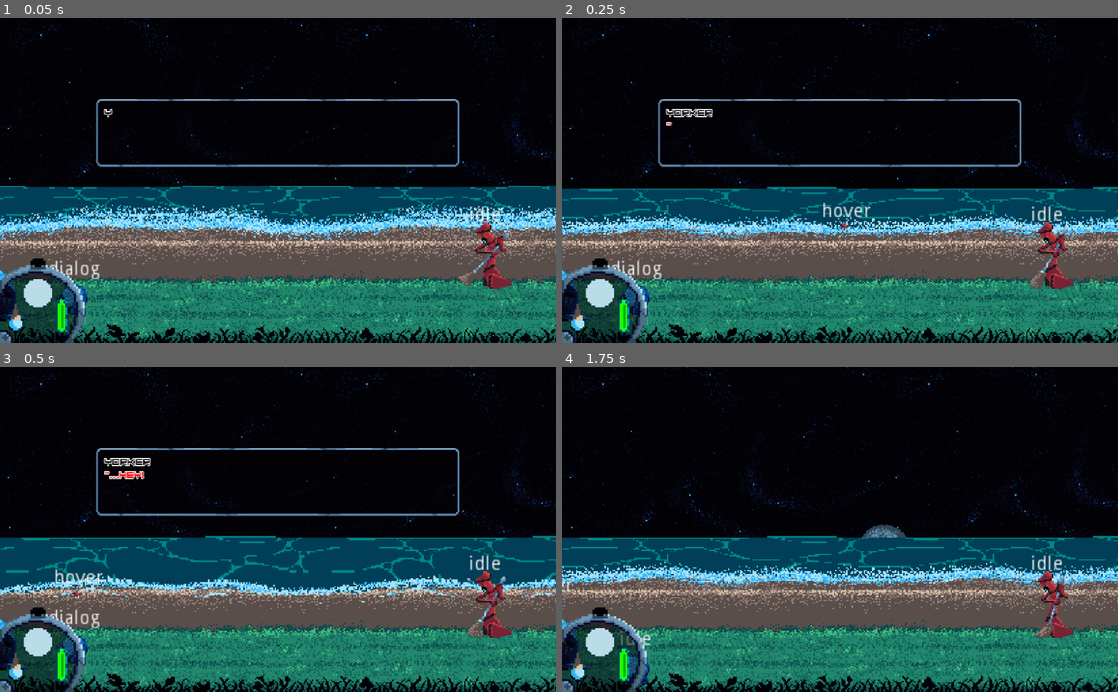
Above: before the commit, frames 1-4 (two rows, left to right).
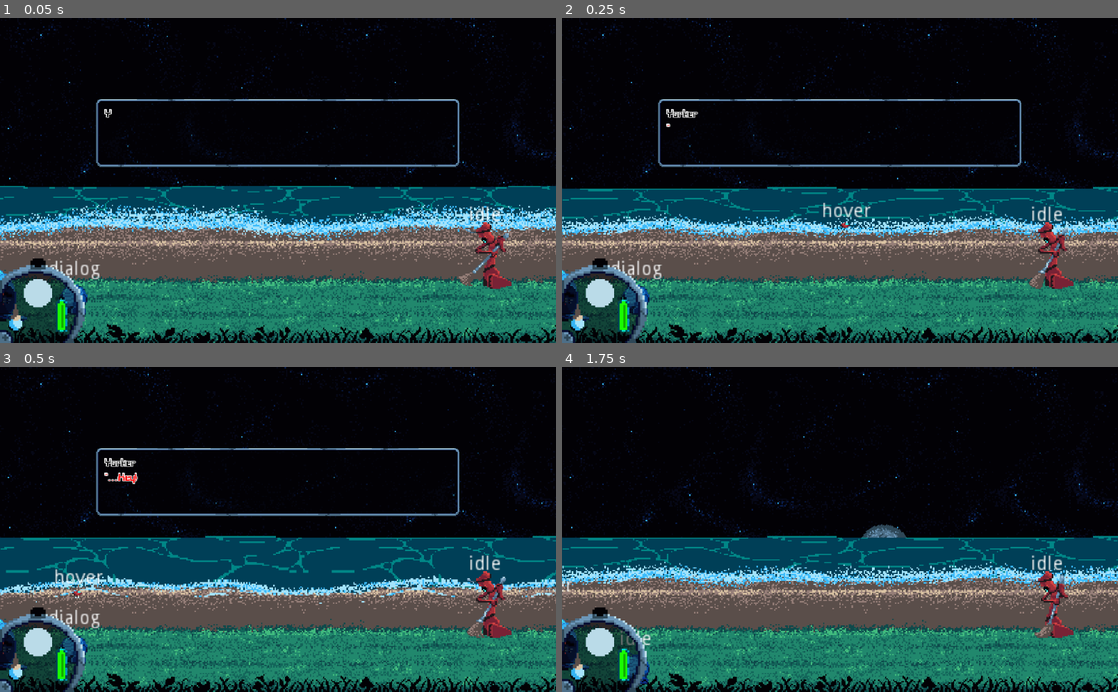
Above: after the commit, the same moments.

Repository: GeekzGamingz/Myunjoule
Game: Godot game, scene res://source/Levels/Moon.tscn
The game is run twice, just before and just after one commit, with the same random seed, the same clock (stepped at 60 frames per second) and the same inputs. The engine's default icon, where the game draws it, is replaced by a stand-in: a white triangle on a blue panel in a dark square.
Inputs:
- Up to frame 1 (0.05 s): no input
- Up to frame 2 (0.25 s): no input
- Up to frame 3 (0.5 s): no input
- Up to frame 4 (1.75 s): hold D (move_right) 0.53-1.28 s; hold E (activate) 0.53-1.28 s; hold S (move_backward) from 1.28 s (still down); tap E (activate) at 1.35 s

The runs differ from the first frame. In frame 1, less than 0.1% of the frame differs, in the area x 18-21%, y 27-31%; in frame 2, 0.2%; in frame 3, 0.4%, in the area x 18-28%, y 27-37%; in frame 4, nothing differs.

Commit message:
Adding in flags to dialog

Diff:
--- a/source/Actors/Drone/ExpoPOI.gd
+++ b/source/Actors/Drone/ExpoPOI.gd
@@ -3,6 +3,7 @@
 var flavor = {
 	dialogue = ['"A bottle? I wonder what\'s inside"'],
 	choice_index = -1,
+	start_flag = ''
 }
 
 func activate() -> void:
--- a/source/Actors/Drone/ExpoPOI_Yorker.gd
+++ b/source/Actors/Drone/ExpoPOI_Yorker.gd
@@ -1,9 +1,15 @@
 extends Area2D
+
+var interested = true
 
 var flavor = {
 	dialogue = ['Yorker looks like they want to talk to you.'],
 	choice_index = -1,
+	start_flag = ''
 }
 
 func activate() -> void:
-	get_parent().start_dialog()
+	if Globals.flags.fixed_yorker == false:
+		Globals.flags.fixed_yorker = true
+	else:
+		get_parent().start_dialog()
--- a/source/Actors/Yorker/Yorker.gd
+++ b/source/Actors/Yorker/Yorker.gd
@@ -34,16 +34,24 @@
 	dialog = dialog_scene.instance()
 	dialog.connect("diaDone", self, "handleDiaDone")
 	var _load_dialog = connect("next_dialog", dialog, "load_dialog")
+func addDia():
+	get_parent().get_node("UI").call_deferred("add_child", dialog)
 func handleDiaDone():
 	phaseDia += 1
 	inDialogue = false
 	player.talking.is_talking = false
 	inRange = true
+func handle_after_dialog_actions() -> void:
 	match(phaseDia):
 		3:
 			print("Make yorker run to the drop pod")
-func addDia():
-	get_parent().get_node("UI").call_deferred("add_child", dialog)
+func check_phase_requirements() -> bool:
+	match(phaseDia):
+		2:
+			return Globals.flags.fixed_yorker
+		4:
+			return Globals.flags.has_bottle
+	return false
 func start_dialog() -> void:
 	if !inDialogue:
 		match(phaseDia):
@@ -58,11 +66,15 @@
 				dialog.diaChoice2 = Dialogue.YorkerChoice2
 				addDia()
 			2:
-				diaCheck()
-				dialog.dialog = Dialogue.YorkerFixedUp
-				addDia()
+				if check_phase_requirements():
+					diaCheck()
+					dialog.dialog = Dialogue.YorkerFixedUp
+					addDia()
 			3:
 				diaCheck()
 				dialog.dialog = Dialogue.YorkerCleans
 				addDia()
 				player.chargeEnergy(100)
+			4:
+				if check_phase_requirements():
+					print("The bottle is present, initiate dialog")
--- a/source/Dialogue.gd
+++ b/source/Dialogue.gd
@@ -6,33 +6,26 @@
 	dialogue = [
 		"[color=black]It's a secret to everyone..."
 	],
-	choice_index = -1
+	choice_index = -1,
+	start_flag = '',
 }
 var BottleBattery = {
 	dialogue = [
 		"[color=black]It's a secret to everyone...",
 		"[color=black]What's this? There are spare [color=green][wave]batteries[/wave][color=black] in here!"
 	],
-	choice_index = -1
-}
-var BottleFlav = {
-	dialogue = [
-		"[color=black]A strange bottle buried in the sand..."
-	],
-	choice_index = -1
+	choice_index = -1,
+	start_flag = '',
 }
 #-------------------------------------------------------------------------------------------------#
 #Yorker
-#var YorkerIntro = [
-#	'[color=black]Yorker\n[color=red]“...Hey! Are you even listenin\' to me?”',
-#	'[color=black]Yorker\n[color=red]“Yeah, you! I\'m talking to you! Come over here, would ya?”',
-#]
 var YorkerIntro = {
 	dialogue = [
 		'[color=black]Yorker\n[color=red]“...Hey! Are you even listenin\' to me?”',
 		'[color=black]Yorker\n[color=red]“Yeah, you! I\'m talking to you! Come over here, would ya?”',
 	],
-	choice_index = -1
+	choice_index = -1,
+	start_flag = '',
 }
 
 var YorkerChoiceDia1 = {
@@ -44,6 +37,7 @@
 		'[color=black]Yorker\n[color=red]“Feels like everything\'s gettin\' so [shake level=2]rusty[/shake].”',
 	],
 	choice_index = 1,
+	start_flag = 'fixed_yorker'
 }
 var YorkerChoice1 = {
 	choice_text = '[color=blue][center]“Sorry, I must have been daydreaming.”',
@@ -62,16 +56,64 @@
 		'[color=black]Yorker\n[color=red]“I bet some others in town could use some fine tuning, too. You look as if ya need to get out more, anyway. And is [shake level=7]THAT[/shake] your recharge home?”',
 	],
 	choice_index = -1,
+	start_flag = ''
 }
 
 var YorkerCleans = {
 	dialogue = [
-		'[color=black]Yorker\n[color=red]“Egads, this thing\'s a rust bucket! Pal, how long have you even been out here?”',
+		'[color=black]Yorker\n[color=red]“E[shake level=7]gads[/shake], this thing\'s a rust bucket! Pal, how long have you even been out here?”',
 		'[color=black]Yorker\n[color=red]“Well, I guess it doesn\'t matter. Tell you what...”',
 		'[color=black]Yorker\n[color=red]“You go off and stretch your treads a bit, I\'ll polish up your house in a jiffy.”',
 		'[color=black]Yorker\n[color=red]“If ya don\'t know where to stretch, I spotted something shiny out in the sand on my way here. Looked like a glass bottle. Too many bots just littering away, nowadays! What has this world come to, huh?”',
 		'[color=black]Yorker\n[color=red]“Off with you, then! I\'ll have this thing spotless before you can track any more sand in.”',
 	],
-	choice_index = -1
+	choice_index = -1,
+	start_flag = 'has_bottle'
 }
+
+var YorkerFreesExpo = {
+	dialogue = [
+		'[color=black]Yorker\n[color=red]"Ta-da! Good as new! Whaddaya think, huh?"',
+		'[color=black]Yorker\n[color=red]"Oh, you found the bottle. Hm? There’s something in there... some kinda bot. It’s got something etched into its plating... ‘EXPO’?"',
+		'[color=black]Yorker\n[color=red]"Woah, that’s odd. It’s suddenly glowing."',
+		'[color=black]YORKER fumbles a bit, but manages to uncork the bottle.',
+		'[color=black]Expo\n[color=pink]"bee-beep...beewoop?"',
+		'[color=black]Yorker\n[color=red]"Would ya look at that? Now THAT’s a throwback if I’ve ever seen one."',
+		'[color=black]Yorker\n[color=red]"This is an old X-P0 model Alert Drone— and in great condition, to boot!"',
+		'[color=black]Yorker\n[color=red]"Used a long time ago to point out interesting things that the human eye might easily miss. ‘Course, there aren’t anymore humans around, so I’m not sure what use this little guy’s got anymore..."',
+		'[color=black]Yorker\n[color=red]"EXPO must be a nickname from whoever took care of it before, if my AI calculation is to be trusted at all."',
+		'[color=black]Expo\n[color=pink]"beep-beep! boweep!"',
+		'[color=black]Yorker\n[color=red]"Ha, seems it’s taken a liking to ya! If you venture out to [TOWN NAME], maybe the little guy can help ya get around."',
+		'[color=black]Expo\n[color=pink]"beewoop!"',
+		'[color=black]Yorker\n[color=red]"Since EXPO seems to agree, why don’t you give ‘em a test run? Stand near anything interesting— like me, for example. I’m interestin’ enough, eh?"',
+		'[color=black]Yorker\n[color=red]"It should hover nearby and let ya know you can talk to me by using [ACTION]."',
+	]
+}
+
+# Messing around with a new format to encapsulate all the information, but too many changes would
+# probably be needed for now...
+#var temp = {
+#	dialogue = [
+#		# Phase 1 dialogue
+#		[
+#			'[color=black]Yorker\n[color=red]“...Hey! Are you even listenin\' to me?”',
+#			'[color=black]Yorker\n[color=red]“Yeah, you! I\'m talking to you! Come over here, would ya?”',
+#		],
+#		# Phase 2 Dialogue
+#		[
+#			'[color=black]Yorker\n[color=red]“Agh, this is why I hate sand! It gets everywhere, even in my joints! What a nuisance, eh?”',
+#			'[color=black]Yorker\n[color=red]“...Woah, why\'re you lookin\' at me like that? You short circuiting, or somethin\'?”',
+#			'[color=black]Yorker\n[color=red]"Ah, whatever."',
+#			'[color=black]Yorker\n[color=red]“You\'re a repair drone, right? Look, can you fix me up? Been difficult to get around anywhere. Legs just aren\'t quite what they used to be, ya know?”',
+#			'[color=black]Yorker\n[color=red]“Feels like everything\'s gettin\' so [shake level=2]rusty[/shake].”',
+#		],
+#		# Phase 3 Dialogue
+#	],
+#	phase_requirements = {
+#		0: Globals.flags.has_bottle,
+#	},
+#	choice_indexes = {
+#		1: 1
+#	}
+#}
 #-------------------------------------------------------------------------------------------------#
--- a/source/Globals.gd
+++ b/source/Globals.gd
@@ -2,3 +2,9 @@
 #-------------------------------------------------------------------------------------------------#
 #Constants
 const TILE_SIZE = 24
+
+var flags = {
+	fixed_yorker = null,
+	has_bottle = null,
+	has_expo = null,
+}
--- a/source/Objects/Bottle/Bottle.gd
+++ b/source/Objects/Bottle/Bottle.gd
@@ -43,7 +43,10 @@
 	var _load_dialog = connect("next_dialog", dialog, "load_dialog")
 #Finishes Dialogue
 func handleDiaDone():
-	phaseDia += 1
+	if not Globals.flags.has_bottle:
+		Globals.flags.has_bottle = true
+		queue_free()
+#	phaseDia += 1
 	inDialogue = false
 	player.talking.is_talking = false
 	inRange = true
--- a/source/UI/Dialog/DialogInterface.gd
+++ b/source/UI/Dialog/DialogInterface.gd
@@ -30,6 +30,7 @@
 		'[color=black]And the last effect is the [color=white][rainbow]rainbow[/rainbow][color=black].\nThis is great for sho …(230 unchanged characters)…
 	],
 	choice_index = 4,
+	start_flag = '',
 }
 var blank_choice = {
 	choice_text = '',
@@ -73,6 +74,9 @@
 			load_choice1()
 			load_choice2()
 		dialogText.percent_visible = 0
+		if dialog.start_flag != '' and Globals.flags[dialog.start_flag] == null:
+			print("Setting ", dialog.start_flag)
+			Globals.flags[dialog.start_flag] = false
 		textTween.interpolate_property(dialogText, "percent_visible",
 			0, 1, 1.5, Tween.TRANS_LINEAR, Tween.EASE_IN_OUT)
 		textTween.start()
--- a/source/UI/Dialog/DialogInterface.tscn
+++ b/source/UI/Dialog/DialogInterface.tscn
@@ -4,18 +4,18 @@
 [ext_resource path="res://assets/UI/Dialog/talkychoice.png" type="Texture" id=2]
 [ext_resource path="res://source/UI/Dialog/DialogInterface.gd" type="Script" id=3]
 
-[sub_resource type="DynamicFontData" id=2]
-font_path = "res://assets/UI/Fonts/AndroidNation.ttf"
+[sub_resource type="DynamicFontData" id=7]
+font_path = "res://assets/UI/Fonts/Bitwise.ttf"
 
 [sub_resource type="DynamicFont" id=1]
-size = 10
+size = 12
 outline_size = 1
 extra_spacing_top = 2
 extra_spacing_bottom = 2
-font_data = SubResource( 2 )
+font_data = SubResource( 7 )
 
 [sub_resource type="DynamicFontData" id=5]
-font_path = "res://assets/UI/Fonts/AndroidNation.ttf"
+font_path = "res://assets/UI/Fonts/Bitwise.ttf"
 
 [sub_resource type="DynamicFont" id=6]
 size = 8
@@ -23,7 +23,7 @@
 font_data = SubResource( 5 )
 
 [sub_resource type="DynamicFontData" id=3]
-font_path = "res://assets/UI/Fonts/AndroidNation.ttf"
+font_path = "res://assets/UI/Fonts/Bitwise.ttf"
 
 [sub_resource type="DynamicFont" id=4]
 size = 19
